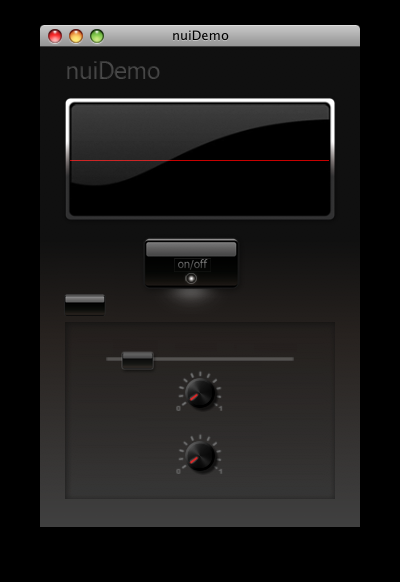
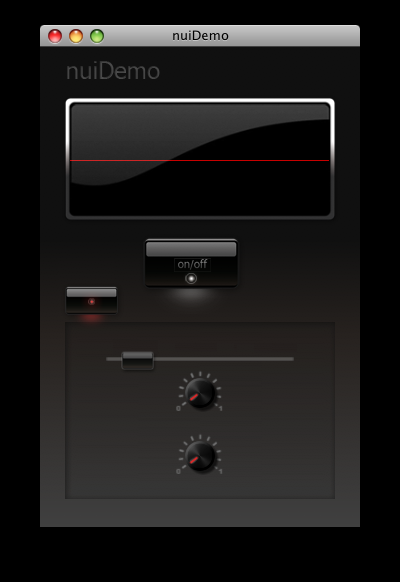
Layered file, before and after one edit (400x582). Changes by layer:
added group "gloss red" with 3 layers above "bouton switch" over left=88, top=298, right=95, bottom=305
added layer "Calque 4 copie" (60%) in group "gloss red" over left=88, top=298, right=95, bottom=305
added layer "Calque 3 copie" in group "gloss red" over left=90, top=299, right=94, bottom=304
added group "bouton switch" with 15 layers above "slider bkg" over left=65, top=286, right=118, bottom=328
moved "main button" into group "bouton switch", painted on it over left=64, top=286, right=118, bottom=316
added layer "red" (80%) in group "bouton switch" over left=70, top=294, right=113, bottom=328
